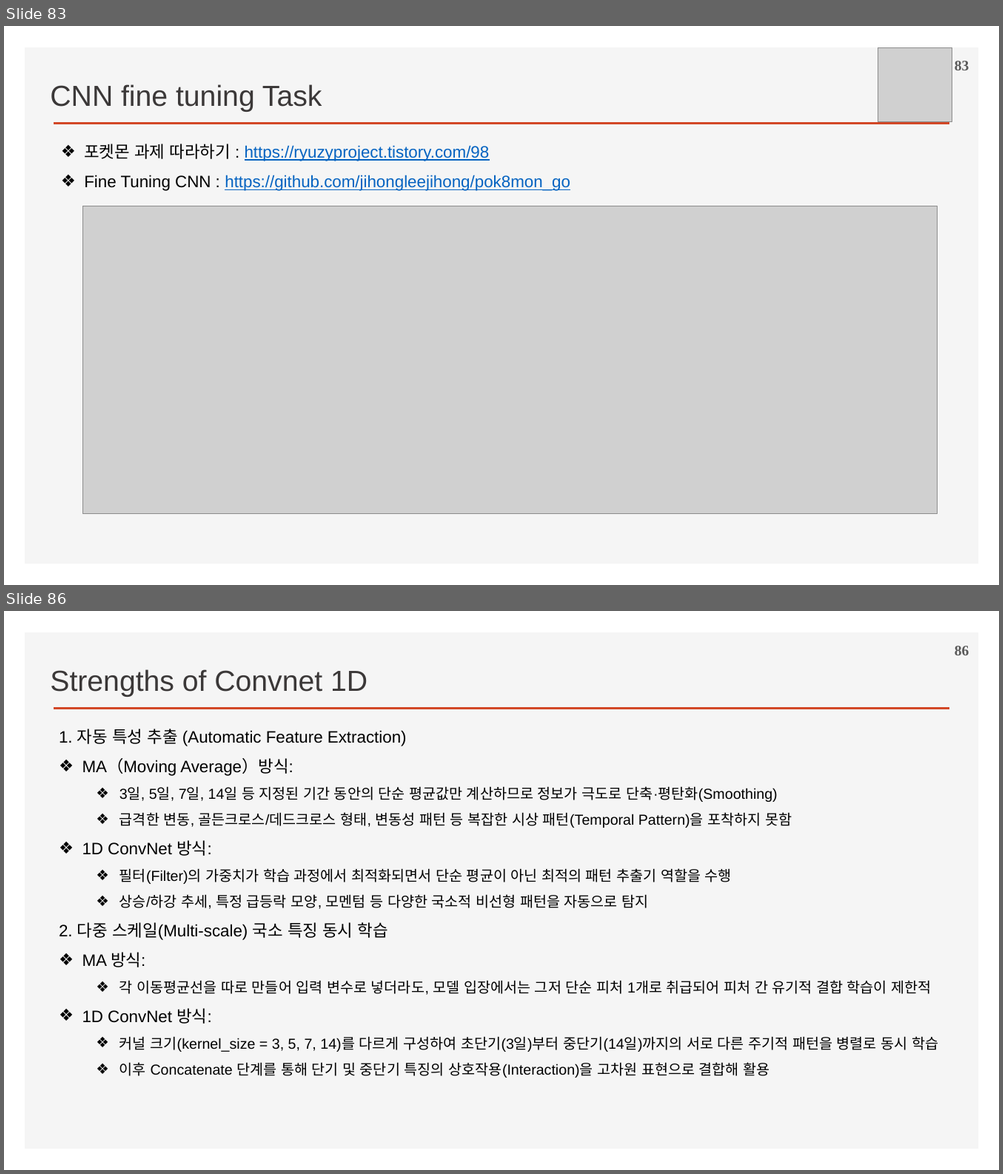
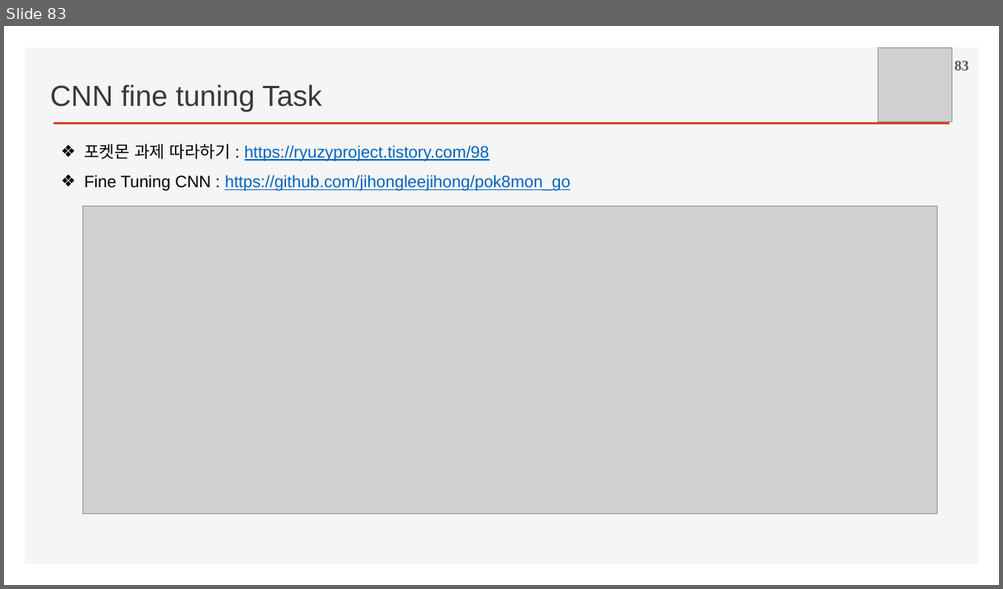
Before and after one commit to ancestor9/2026_Fall_Deep-Learning-with-Python, a slide deck: Chapter 08 Image Classification.pptx. Shown one above the other, each under a label of ours: slides 83 and 86 before the commit, slide 83 after it; the slides between them are not shown. The pictures are 1003x1174 and 1003x589 pixels, drawn with LibreOffice and Linux fonts; fonts in the diff are those of the drawing; grey boxes stand for pictures; background and template pictures are left out. Boxes give left, top, right and bottom in pixels: in the first picture for what was removed or moved away, otherwise in the second. Text is boxed around its words. In the diff, an @@ line names an element or a change of style, - is before the commit and + after.

```diff
--- a/Chapter 08 Image Classification.pptx
+++ b/Chapter 08 Image Classification.pptx
@@ slide 86 removed at (4,611,999,1170), background #FFFFFF; not listed: 2 template elements that a slide beside it also shows @@
@@ page number removed at (954,646,969,655) @@
-86
@@ text removed at (50,669,367,697) @@
-Strengths of Convnet 1D
@@ text removed at (59,729,938,1078) @@
-1. 자동 특성 추출 (Automatic Feature Extraction)
-❖ MA（Moving Average）방식:
-  ❖ 3일, 5일, 7일, 14일 등 지정된 기간 동안의 단순 평균값만 계산하므로 정보가 극도로 단축·평탄화(Smoothing)
-  ❖ 급격한 변동, 골든크로스/데드크로스 형태, 변동성 패턴 등 복잡한 시상 패턴(Temporal Pattern)을 포착하지 못함
-❖ 1D ConvNet 방식:
-  ❖ 필터(Filter)의 가중치가 학습 과정에서 최적화되면서 단순 평균이 아닌 최적의 패턴 추출기 역할을 수행
-  ❖ 상승/하강 추세, 특정 급등락 모양, 모멘텀 등 다양한 국소적 비선형 패턴을 자동으로 탐지
-2. 다중 스케일(Multi-scale) 국소 특징 동시 학습
-❖ MA 방식:
-  ❖ 각 이동평균선을 따로 만들어 입력 변수로 넣더라도, 모델 입장에서는 그저 단순 피처 1개로 취급되어 피처 간 유기적 결합 학습이 제한적
-❖ 1D ConvNet 방식:
-  ❖ 커널 크기(kernel_size = 3, 5, 7, 14)를 다르게 구성하여 초단기(3일)부터 중단기(14일)까지의 서로 다른 주기적 패턴을 병렬로 동시 학습
-  ❖ 이후 Concatenate 단계를 통해 단기 및 중단기 특징의 상호작용(Interaction)을 고차원 표현으로 결합해 활용
```
Also in this commit, not shown: 4 other slides removed, 1 other file.
